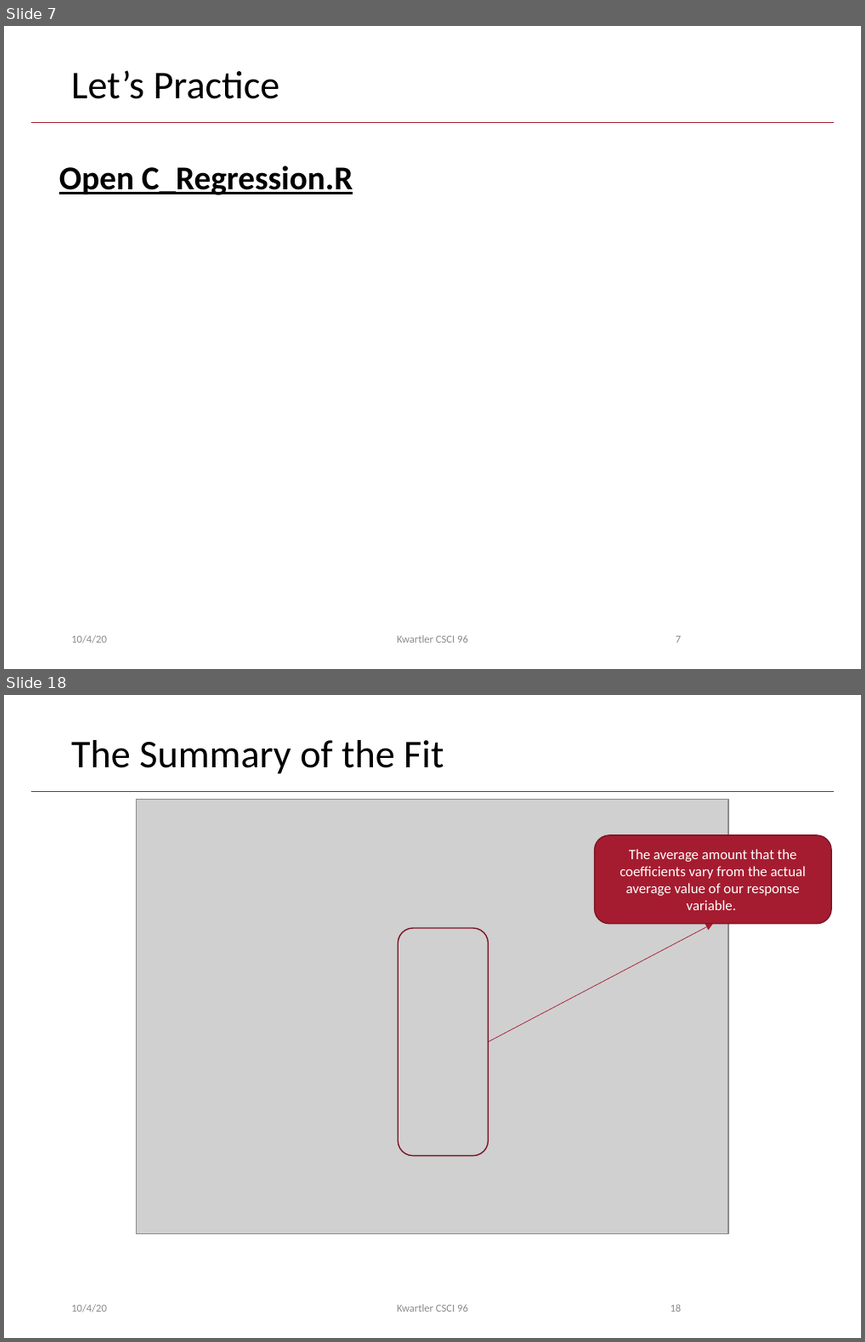
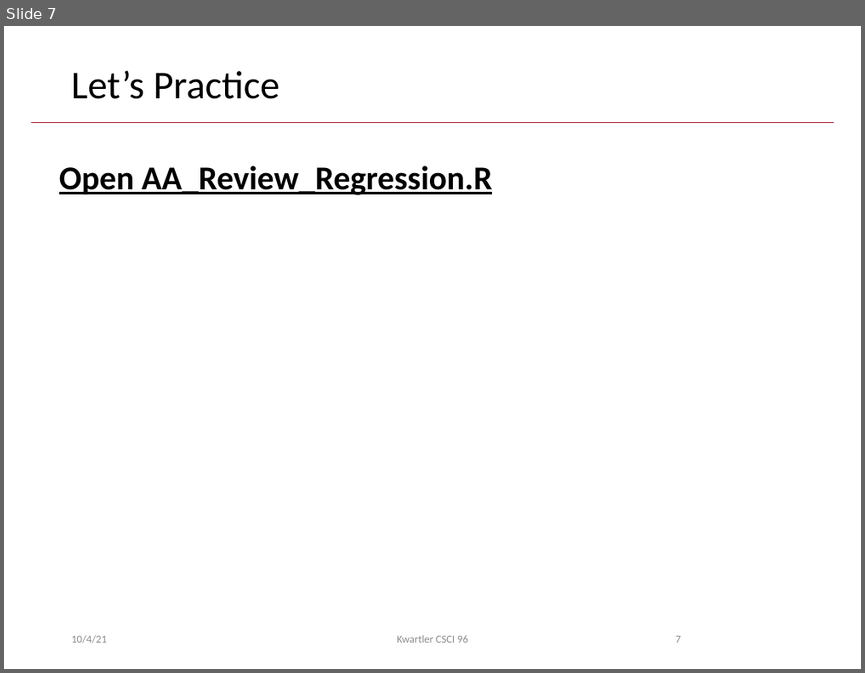
Before and after one commit to kwartler/Harvard_DataMining_Business_Student, a slide deck: Lessons/E_LogReg/Regression_review.pptx. Shown one above the other, each under a label of ours: slides 7 and 18 before the commit, slide 7 after it; the slides between them are not shown. The pictures are 865x1342 and 865x673 pixels, drawn with LibreOffice and Linux fonts; fonts in the diff are those of the drawing; grey boxes stand for pictures; background and template pictures are left out. Boxes give left, top, right and bottom in pixels: in the first picture for what was removed or moved away, otherwise in the second. Text is boxed around its words. In the diff, an @@ line names an element or a change of style, - is before the commit and + after.

Commit message:
adjust logistic regression lesson

```diff
--- a/Lessons/E_LogReg/Regression_review.pptx
+++ b/Lessons/E_LogReg/Regression_review.pptx
@@ slide 18 removed at box(4, 695, 861, 1338), background #FFFFFF; not listed: 1 template element that a slide beside it also shows @@
@@ title removed at box(71, 740, 443, 774) @@
-The Summary of the Fit
@@ picture removed at box(137, 800, 729, 1233) @@
@@ rounded rectangle removed at box(595, 835, 831, 924) @@
-The average amount that the coefficients vary from the actual average value of our response variable.
@@ arrow removed from (488, 1042) to (713, 924) @@
@@ rounded rectangle removed at box(398, 928, 488, 1155) @@
@@ text removed at box(71, 1304, 107, 1312) @@
-10/4/20
@@ text removed at box(397, 1304, 468, 1311) @@
-Kwartler CSCI 96
@@ page number removed at box(670, 1304, 681, 1311) @@
-18
@@ slide 7 changed as well @@
@@ text at box(59, 165, 493, 195): text changed @@
-Open C_Regression.R
+Open AA_Review_Regression.R
@@ text at box(71, 635, 107, 643): text changed @@
-10/4/20
+10/4/21
```
Also in this commit, not shown: 6 other slides changed, 23 other slides removed, 9 other files.
